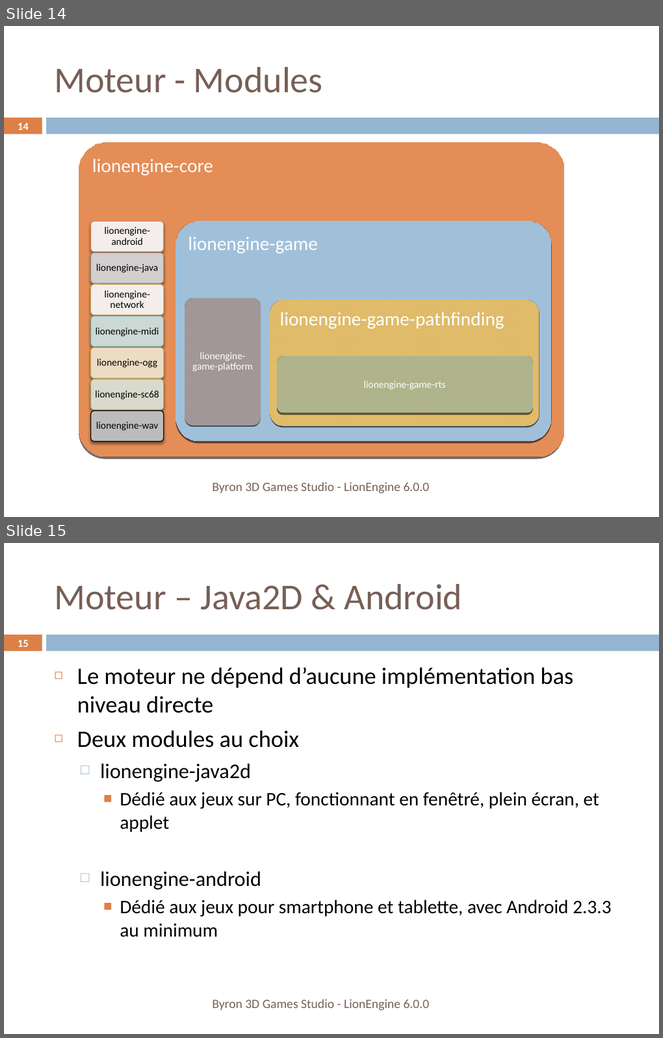
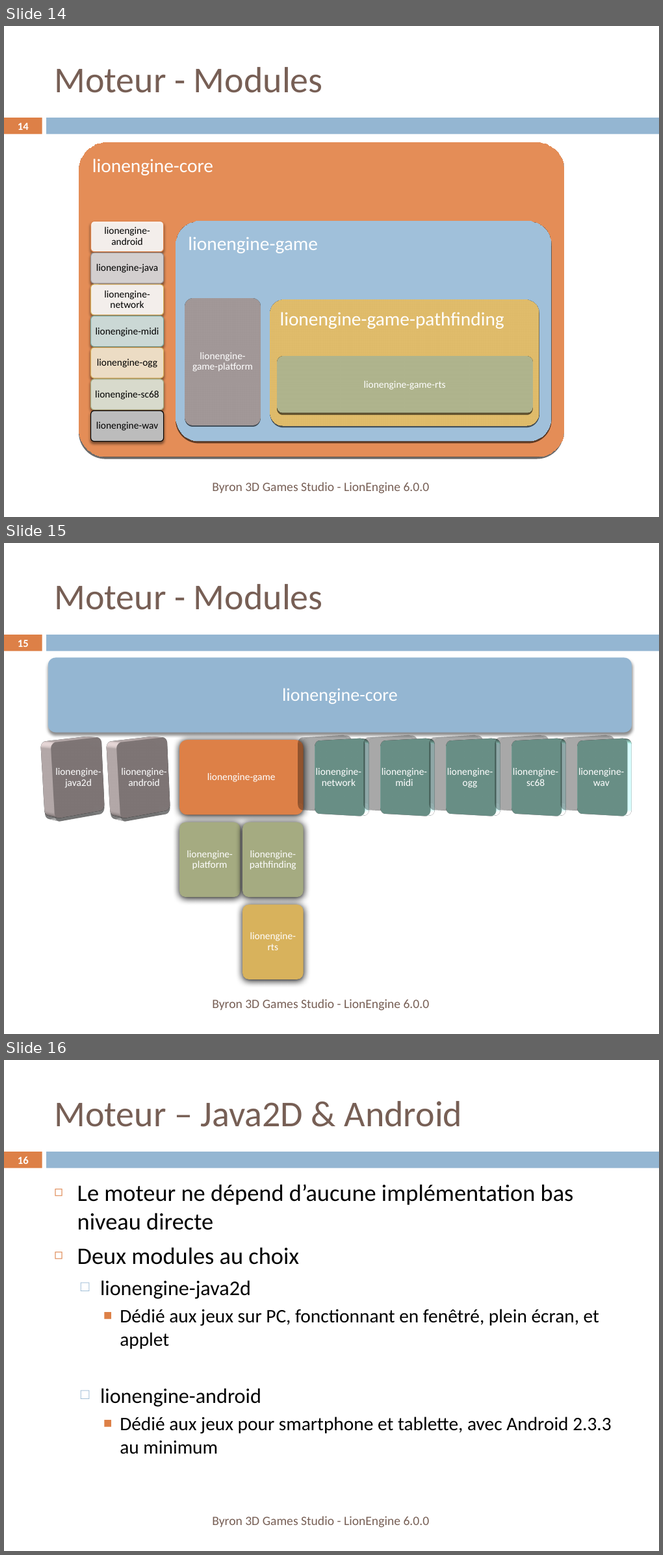
Before and after one commit to b3dgs/lionengine, a slide deck: doc/src/lionengine.pptx. Shown one above the other, each under a label of ours: slides 14 and 15 before the commit, slides 14, 15 and 16 after it. The pictures are 663x1038 and 663x1555 pixels, drawn with LibreOffice and Linux fonts; fonts in the diff are those of the drawing. Boxes give left, top, right and bottom in pixels: in the first picture for what was removed or moved away, otherwise in the second. Text is boxed around its words. In the diff, an @@ line names an element or a change of style, - is before the commit and + after.

```diff
--- a/doc/src/lionengine.pptx
+++ b/doc/src/lionengine.pptx
@@ slide 15 added at box(4, 543, 659, 1034), background #FFFFFF; not listed: 2 template elements that a slide beside it also shows @@
@@ title added at box(54, 584, 323, 610), 40 pt, text #775F55 @@
+Moteur - Modules
@@ page number added at box(18, 640, 29, 647), 11.9 pt, text #FFFFFF, bold @@
+15
@@ group added at box(48, 657, 633, 979): 12 rounded rectangles, 12 texts @@
+lionengine-core
+lionengine-java2d
+lionengine-android
+lionengine-game
+lionengine-platform
+lionengine-pathfinding
+lionengine-rts
+lionengine-network
+lionengine-midi
+lionengine-ogg
+lionengine-sc68
+lionengine-wav
@@ text added at box(212, 999, 430, 1011), 14 pt, text #775F55 @@
+Byron 3D Games Studio - LionEngine 6.0.0
@@ what was slide 15 is now slide 16 @@
@@ page number at box(18, 1156, 29, 1164): text changed @@
-15
+16
```
Also in this commit, not shown: 6 slides changed, 4 other files.
